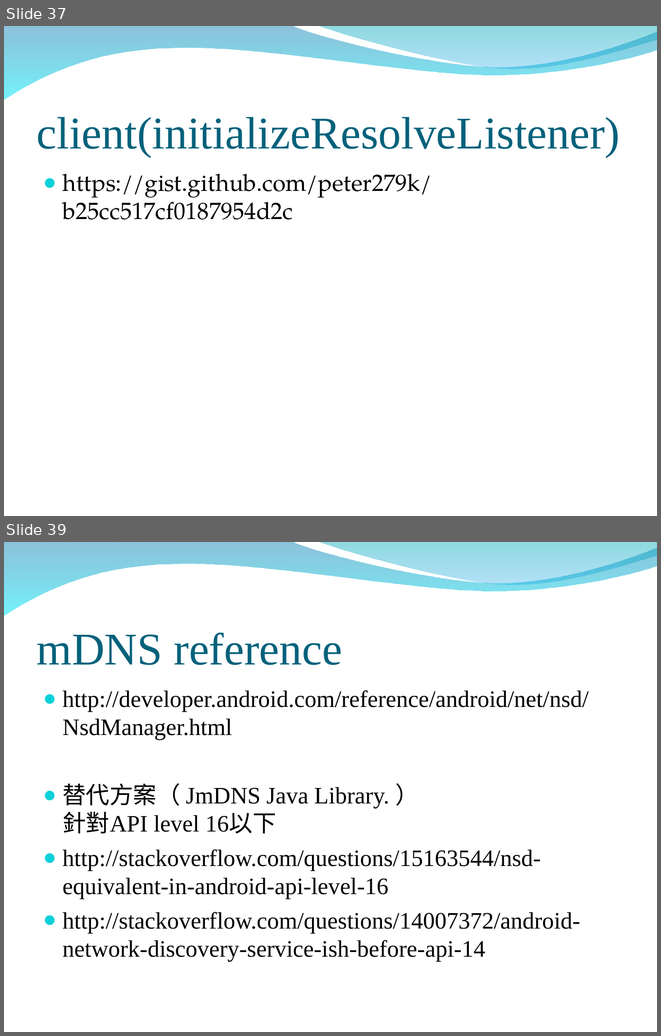
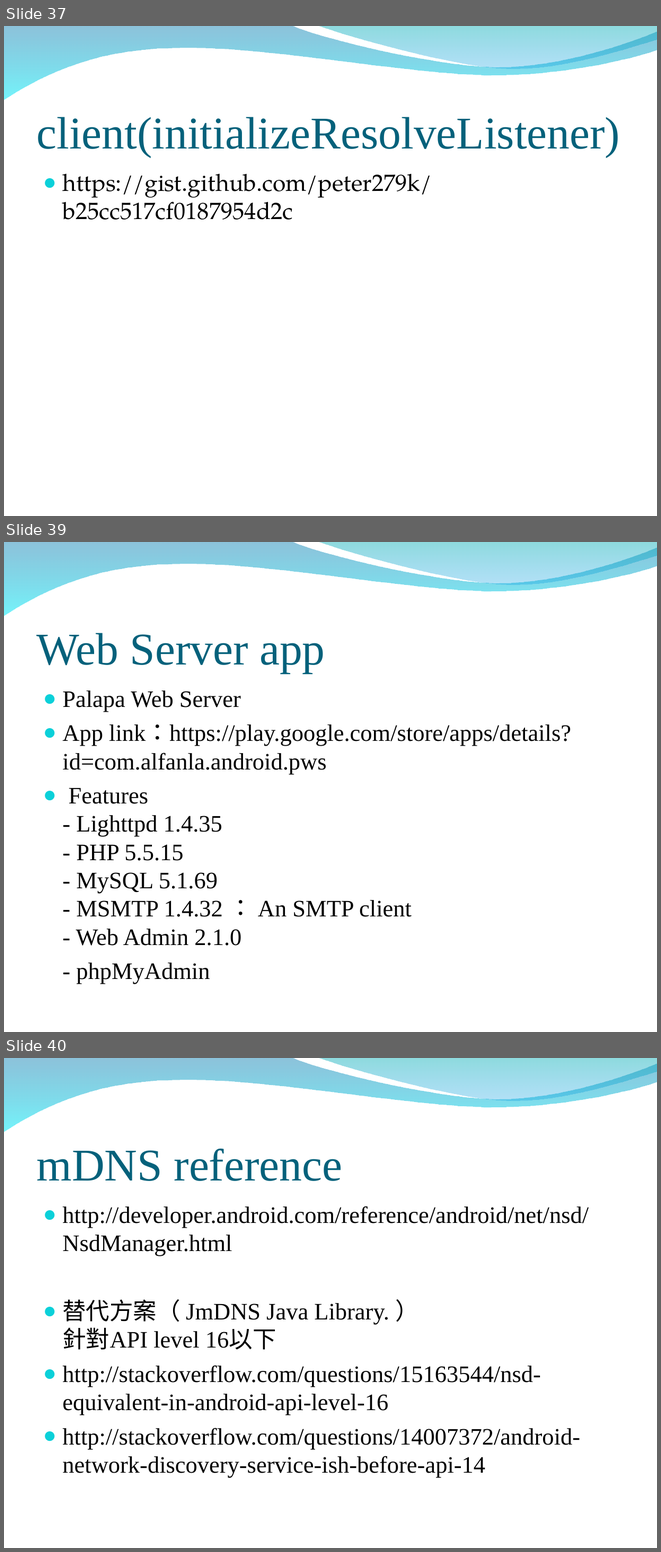
Before and after one commit to peter279k/regular_meeting, a slide deck: mDNS.ppt. Shown one above the other, each under a label of ours: slides 37 and 39 before the commit, slides 37, 39 and 40 after it; the slides between them are not shown. The pictures are 661x1036 and 661x1552 pixels, drawn with LibreOffice and Linux fonts; fonts in the diff are those of the drawing; background and template pictures are left out. Boxes give left, top, right and bottom in pixels: in the first picture for what was removed or moved away, otherwise in the second. Text is boxed around its words. In the diff, an @@ line names an element or a change of style, - is before the commit and + after.

```diff
--- a/mDNS.ppt
+++ b/mDNS.ppt
@@ slide 39 added at [4,542,657,1032], background picture (left out); not listed: 2 template elements that a slide beside it also shows @@
@@ title added at [37,633,325,673], 50 pt, text #04617B @@
+Web Server app
@@ text added at [62,690,571,983], 26 pt, text #000000 @@
+● Palapa Web Server
+● App link：https://play.google.com/store/apps/details?id=com.alfanla.android.pws
+● Features
+  - Lighttpd 1.4.35
+  - PHP 5.5.15
+  - MySQL 5.1.69
+  - MSMTP 1.4.32 ： An SMTP client
+  - Web Admin 2.1.0
+- phpMyAdmin
@@ what was slide 39 is now slide 40 @@
```
Also in this commit, not shown: 1 slide changed, 1 other file.
